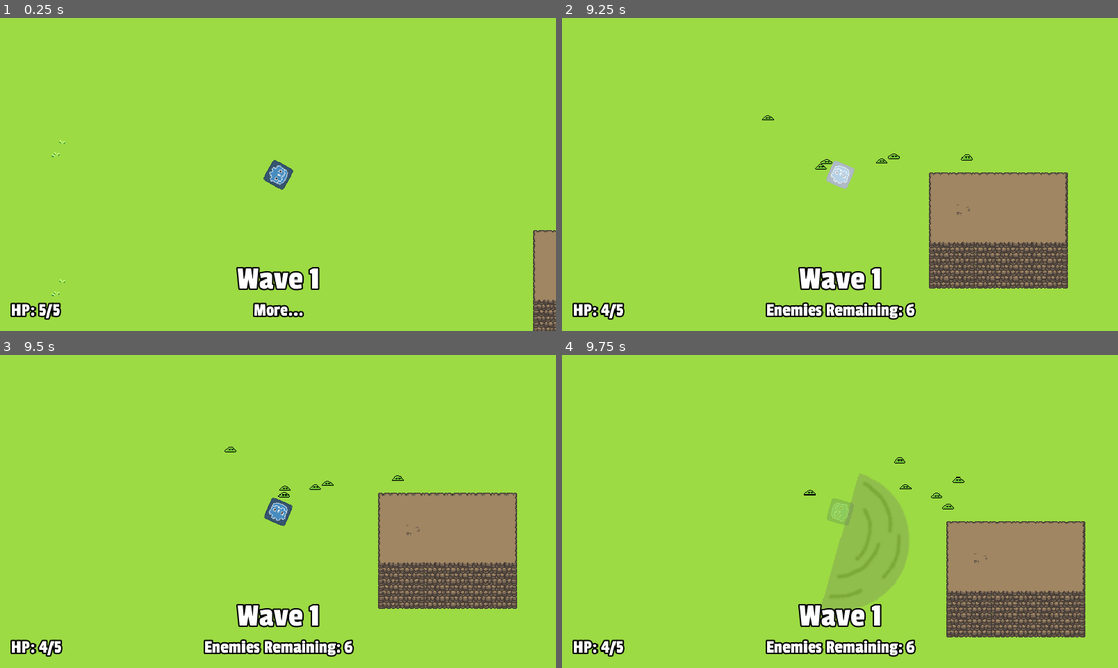
Above: before the commit, frames 1-4 (two rows, left to right).
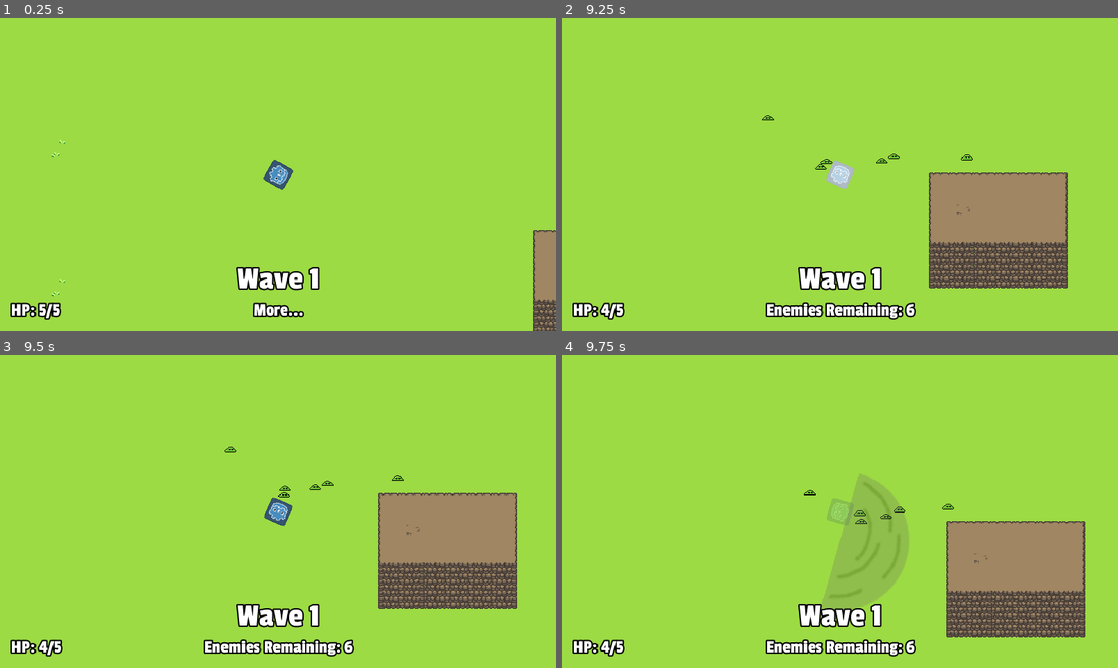
Above: after the commit, the same moments.

Repository: stuson/go-godot-4-game-jam
Game: Godot game, scene res://stages/Level.tscn
The game is run twice, just before and just after one commit, with the same random seed, the same clock (stepped at 60 frames per second) and the same inputs.
Inputs (mouse positions are in pixels of both pictures, inside the frame that each line leads up to):
- Up to frame 1 (0.25 s): no input
- Up to frame 2 (9.25 s): tap Enter at 0.5 s; move the mouse to (962, 158) at 0.52 s; press the mouse at (962, 158) at 0.53 s; hold D (move_right) 0.53-1.28 s; move the mouse to (728, 190) at 1.27 s; release the mouse at (728, 190) at 1.28 s; hold S (move_down) 1.28-2.03 s; tap Space (roll) every 1.5 s from 1.35 to 8.85 s; move the mouse to (895, 105) at 2.02 s; press the mouse at (895, 105) at 2.03 s; hold D (move_right) 2.03-2.78 s; move the mouse to (812, 237) at 2.77 s; release the mouse at (812, 237) at 2.78 s; hold W (move_up) 2.78-3.53 s; move the mouse to (1006, 221) at 3.52 s; press the mouse at (1006, 221) at 3.53 s; hold A (move_left) 3.53-5.03 s; move the mouse to (673, 127) at 4.27 s; release the mouse at (673, 127) at 4.28 s; move the mouse to (867, 174) at 5.02 s; press the mouse at (867, 174) at 5.03 s; hold S (move_down) 5.03-5.78 s; move the mouse to (756, 96) at 5.77 s; release the mouse at (756, 96) at 5.78 s; hold D (move_right) 5.78-6.53 s; move the mouse to (962, 158) at 6.52 s; press the mouse at (962, 158) at 6.53 s; hold W (move_up) 6.53-7.28 s; move the mouse to (728, 190) at 7.27 s; release the mouse at (728, 190) at 7.28 s; hold D (move_right) 7.28-8.03 s; move the mouse to (895, 105) at 8.02 s; press the mouse at (895, 105) at 8.03 s; hold S (move_down) 8.03-8.78 s; move the mouse to (812, 237) at 8.77 s; release the mouse at (812, 237) at 8.78 s; hold A (move_left) from 8.78 s (still down)
- Up to frame 3 (9.5 s): keep holding A (move_left)
- Up to frame 4 (9.75 s): move the mouse to (1006, 558) at 9.52 s; release A (move_left) at 9.53 s; press the mouse at (1006, 558) at 9.53 s; hold W (move_up) from 9.53 s (still down)

Frames 1-3 are identical in both runs. In frame 4, 0.2% of the frame differs, in the area x 52-73%, y 32-54%.

Commit message:
resolve some warnings in the debugger

Diff:
--- a/characters/enemies/Enemy.gd
+++ b/characters/enemies/Enemy.gd
@@ -6,7 +6,7 @@
 export var max_hp = 5
 export var speed = 100
 export(Color) var explode_color
-export(float) var explode_scale = 1
+export(float) var explode_scale = 1.0
 
 var velocity: Vector2
 var knockback_velocity = Vector2.ZERO
@@ -45,9 +45,9 @@
     if animated_sprite.animation != "default" and velocity.length() == 0:
         animated_sprite.animation = "default"
 
-func take_hit(damage, knockback_direction, knockback_multiplier):
+func take_hit(damage_taken, knockback_direction, knockback_multiplier):
     knockback_velocity = knockback_direction * min(damage, 10) * speed * 5 * knockback_multiplier
-    stats.take_hit(damage)
+    stats.take_hit(damage_taken)
 
     sprite_material.set_shader_param("redden", true)
     if stats.current_hp > 0:
@@ -67,7 +67,7 @@
 
     var explosion = death_explosion.instance()
     explosion.color = explode_color
-    explosion.death_action = funcref(self, "death_explosion")
+    explosion.death_action = funcref(self, "explode")
     explosion.global_position = global_position
     explosion.scale *= explode_scale * sqrt(scale.length())
 
@@ -78,7 +78,7 @@
 func _on_NavigationRefreshTimer_timeout() -> void:
     nav_agent.set_target_location(player.global_position)
 
-func death_explosion(bodies: Array) -> void:
+func explode(bodies: Array) -> void:
     for body in bodies:
         if body.has_node("Stats"):
             death_explosion_effect(body)
--- a/stages/SpawnManager.gd
+++ b/stages/SpawnManager.gd
@@ -54,7 +54,7 @@
         for spawn in spawns:
             var spawn_count = spawn.get_spawn_count(delta)
             enemies_in_group_to_spawn += spawn.remaining_enemies
-            for idx in range(0, spawn_count):
+            for _idx in range(0, spawn_count):
                 var enemy: Node2D = spawn.Enemy.instance()
                 var stats = enemy.get_node("Stats")
                 stats.connect("die", self, "_on_Enemy_die")
--- a/upgrades/UpgradesMenu.gd
+++ b/upgrades/UpgradesMenu.gd
@@ -12,7 +12,7 @@
 func _on_SpawnManager_wave_cleared() -> void:
     get_tree().paused = true
     var unused_upgrades = UpgradeList.upgrades["Common"].duplicate()
-    for i in range(0, NUM_UPGRADES):
+    for _i in range(0, NUM_UPGRADES):
         if unused_upgrades:
             randomize()
             var upgrade = unused_upgrades.pop_at(int(rand_range(0, unused_upgrades.size())))
